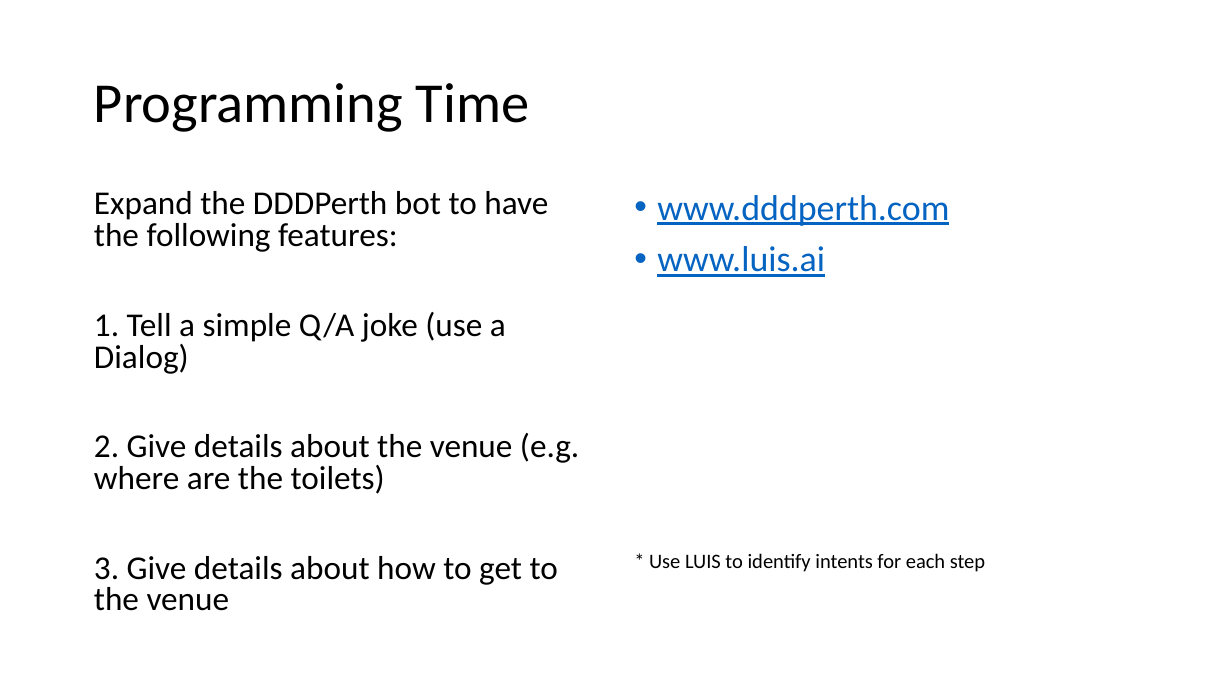
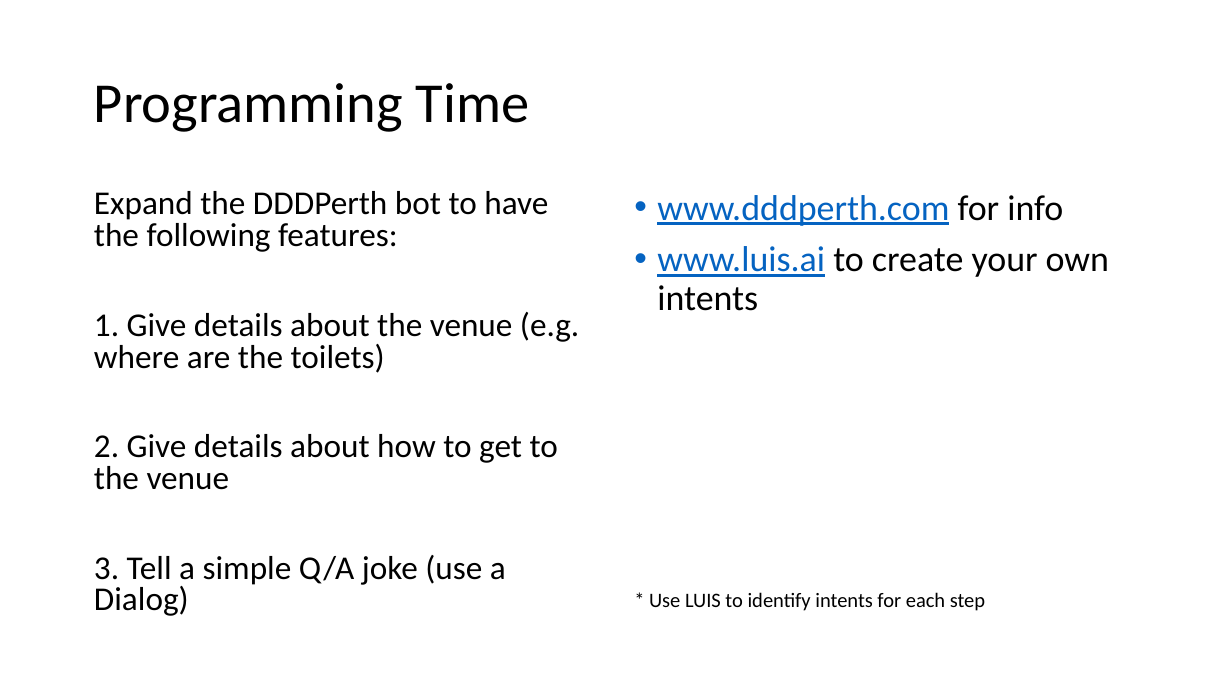
Before and after one commit to aidanmorgan/chatbot-workshop, a slide deck: slide 28 of Introduction to the Microsoft Bot Framework.pptx (slide 27 before the commit). Drawn at 1232x693 pixels with LibreOffice and Linux fonts; fonts in the diff are those of the drawing. Boxes give left, top, right and bottom in pixels: in the first picture for what was removed or moved away, otherwise in the second. Text is boxed around its words. In the diff, an @@ line names an element or a change of style, - is before the commit and + after.

```diff
--- a/Introduction to the Microsoft Bot Framework.pptx
+++ b/Introduction to the Microsoft Bot Framework.pptx
@@ text at [657,195,1109,311]: text changed; text colour #0563C1 to #000000 @@
-• www.dddperth.com
-• www.luis.ai
+• www.dddperth.com for info
+• www.luis.ai to create your own intents
@@ text at [94,312,579,616]: text changed @@
-1. Tell a simple Q/A joke (use a Dialog)
-2. Give details about the venue (e.g. where are the toilets)
-3. Give details about how to get to the venue
+1. Give details about the venue (e.g. where are the toilets)
+2. Give details about how to get to the venue
+3. Tell a simple Q/A joke (use a Dialog)
```
Also in this commit, not shown: 1 other slide changed, 2 slides added, 3 other files.
